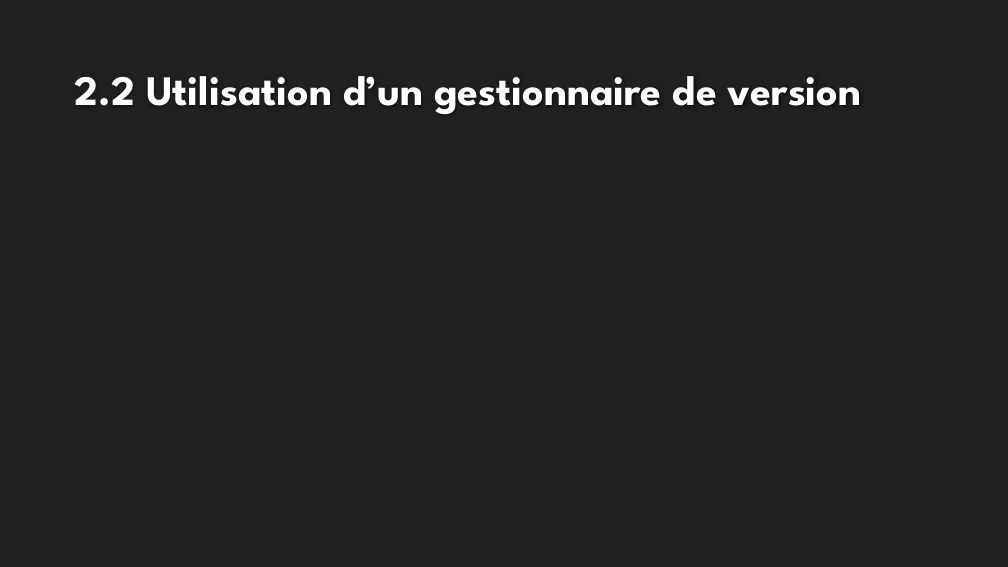
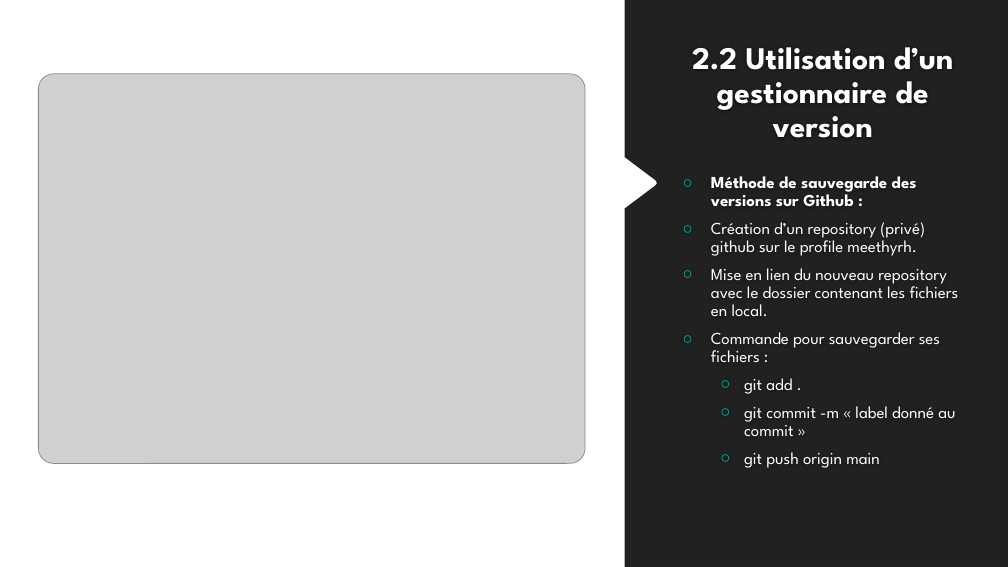
Before and after one commit to meethyrh/Projet2048v3, a slide deck: slide 11 of Soutenance.pptx. Drawn at 1008x567 pixels with LibreOffice and Linux fonts; fonts in the diff are those of the drawing; grey boxes stand for pictures; background and template pictures are left out. Boxes give left, top, right and bottom in pixels: in the first picture for what was removed or moved away, otherwise in the second. Text is boxed around its words. In the diff, an @@ line names an element or a change of style, - is before the commit and + after.

```diff
--- a/Soutenance.pptx
+++ b/Soutenance.pptx
@@ background #212121 to #FFFFFF @@
@@ freeform shape added at [625, 0, 1008, 567], fill #212121 @@
@@ title "2.2 Utilisation d’un gestionnaire de ...": place and size @@
-title "2.2 Utilisation d’un gestionnaire de ..." at [75, 76, 862, 114]
+title "2.2 Utilisation d’un gestionnaire de ..." at [692, 47, 954, 138]
@@ title "2.2 Utilisation d’un gestionnaire de ..." at [692, 47, 954, 138]: size 40 to 30 pt, text colour #FEFEFE to #FFFFFF; alignment left to centre; line spacing 1 to 0.9 @@
@@ picture added at [39, 74, 585, 464] @@
@@ text added at [711, 176, 959, 468], 16 pt, text #FFFFFF @@
+○ Méthode de sauvegarde des versions sur Github :
+○ Création d’un repository (privé) github sur le profile meethyrh.
+○ Mise en lien du nouveau repository avec le dossier contenant les fichiers en local.
+○ Commande pour sauvegarder ses fichiers :
+  ○ git add .
+  ○ git commit -m « label donné au commit »
+  ○ git push origin main
```
Also in this commit, not shown: 4 other slides changed, 1 slide added, 2 other files.
